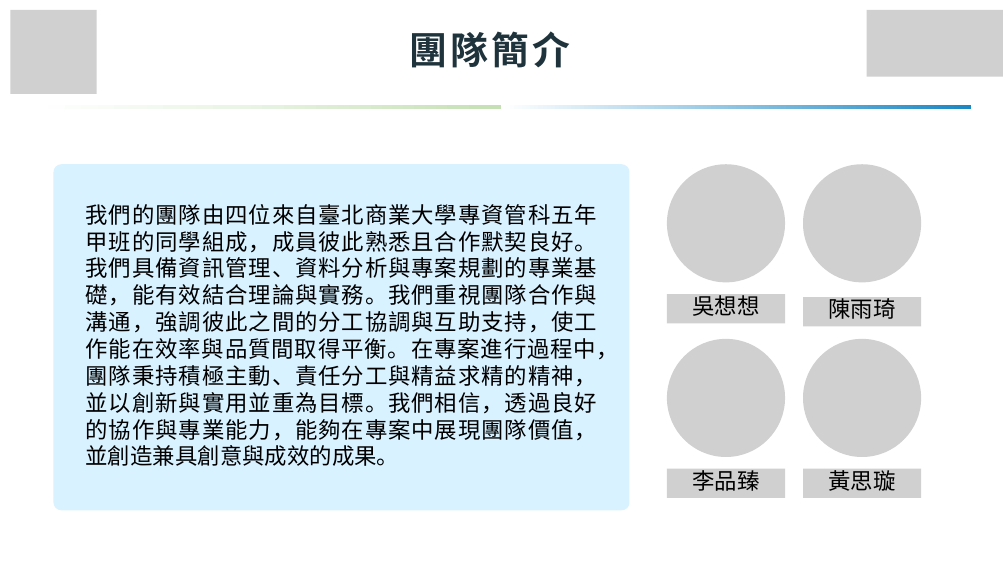
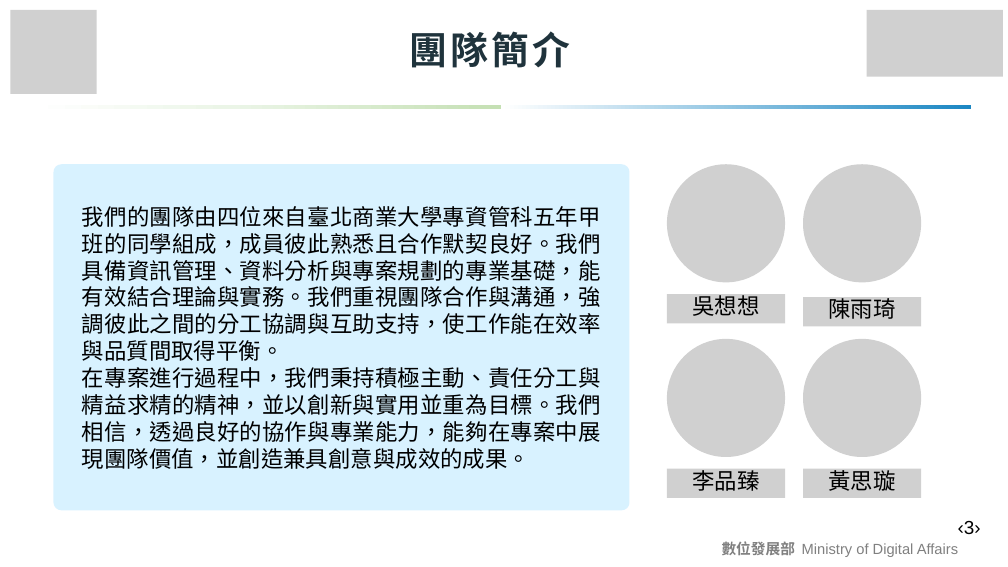
Before and after one commit to Sum5678/114502_project, a slide deck: slide 3 of 文件/競賽的相關東西/AIGO/怪人請離隊_構想簡報.pptx. Drawn at 1008x567 pixels with LibreOffice and Linux fonts; fonts in the diff are those of the drawing; grey boxes stand for pictures. Boxes give left, top, right and bottom in pixels: in the first picture for what was removed or moved away, otherwise in the second. Text is boxed around its words. In the diff, an @@ line names an element or a change of style, - is before the commit and + after.

Commit message:
修改好的ppt

```diff
--- a/文件/競賽的相關東西/AIGO/怪人請離隊_構想簡報.pptx
+++ b/文件/競賽的相關東西/AIGO/怪人請離隊_構想簡報.pptx
@@ text at <box>82,206,601,469</box>: text changed; font Cabin to Arial @@
-我們的團隊由四位來自臺北商業大學專資管科五年甲班的同學組成，成員彼此熟悉且合作默契良好。我們具備資訊管理、資料分析與專案規劃的專業基礎，能有效結合理論與實務。我們重視團隊合作與溝通，強調彼此之間的分工協調與互助支持，使工作能在效率與品質間取得平衡。在專案進行過程中，團隊秉持積極主動、責任分工與精益求精的精神，並以創新與實用並重為目標。我們相信，透過良好的協作與專業能力，能夠在專案中展現團隊價值，並創造兼具創意與成效的成果。
+我們的團隊由四位來自臺北商業大學專資管科五年甲班的同學組成，成員彼此熟悉且合作默契良好。我們具備資訊管理、資料分析與專案規劃的專業基礎，能有效結合理論與實務。我們重視團隊合作與溝通，強調彼此之間的分工協調與互助支持，使工作能在效率與品質間取得平衡。
+在專案進行過程中，我們秉持積極主動、責任分工與精益求精的精神，並以創新與實用並重為目標。我們相信，透過良好的協作與專業能力，能夠在專案中展現團隊價值，並創造兼具創意與成效的成果。
@@ text added at <box>958,521,981,534</box>, 27 pt, text #000000 @@
+‹3›
@@ text added at <box>722,541,958,557</box>, 21 pt, text #808080 @@
+數位發展部 Ministry of Digital Affairs
```
Also in this commit, not shown: 11 other slides changed.
